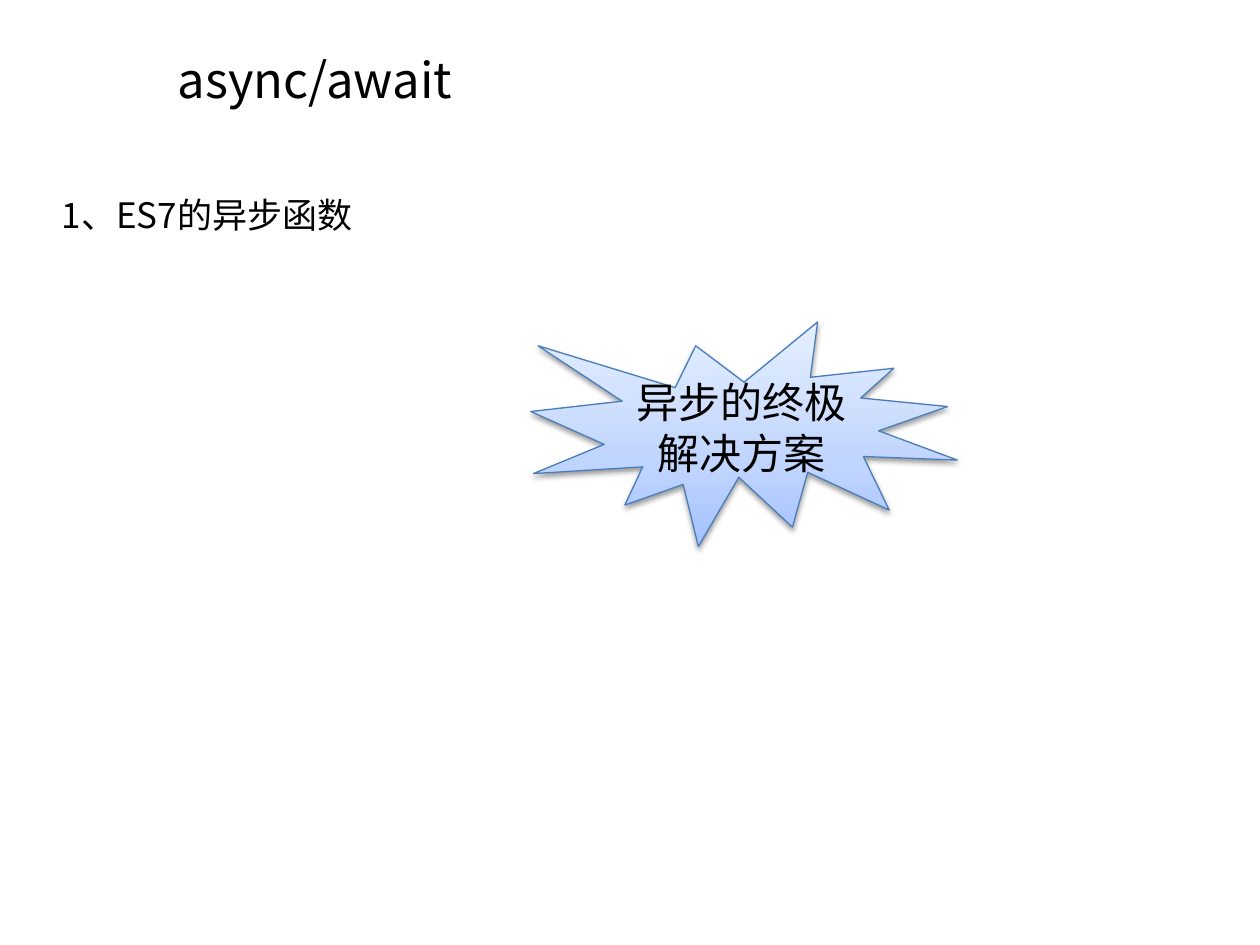
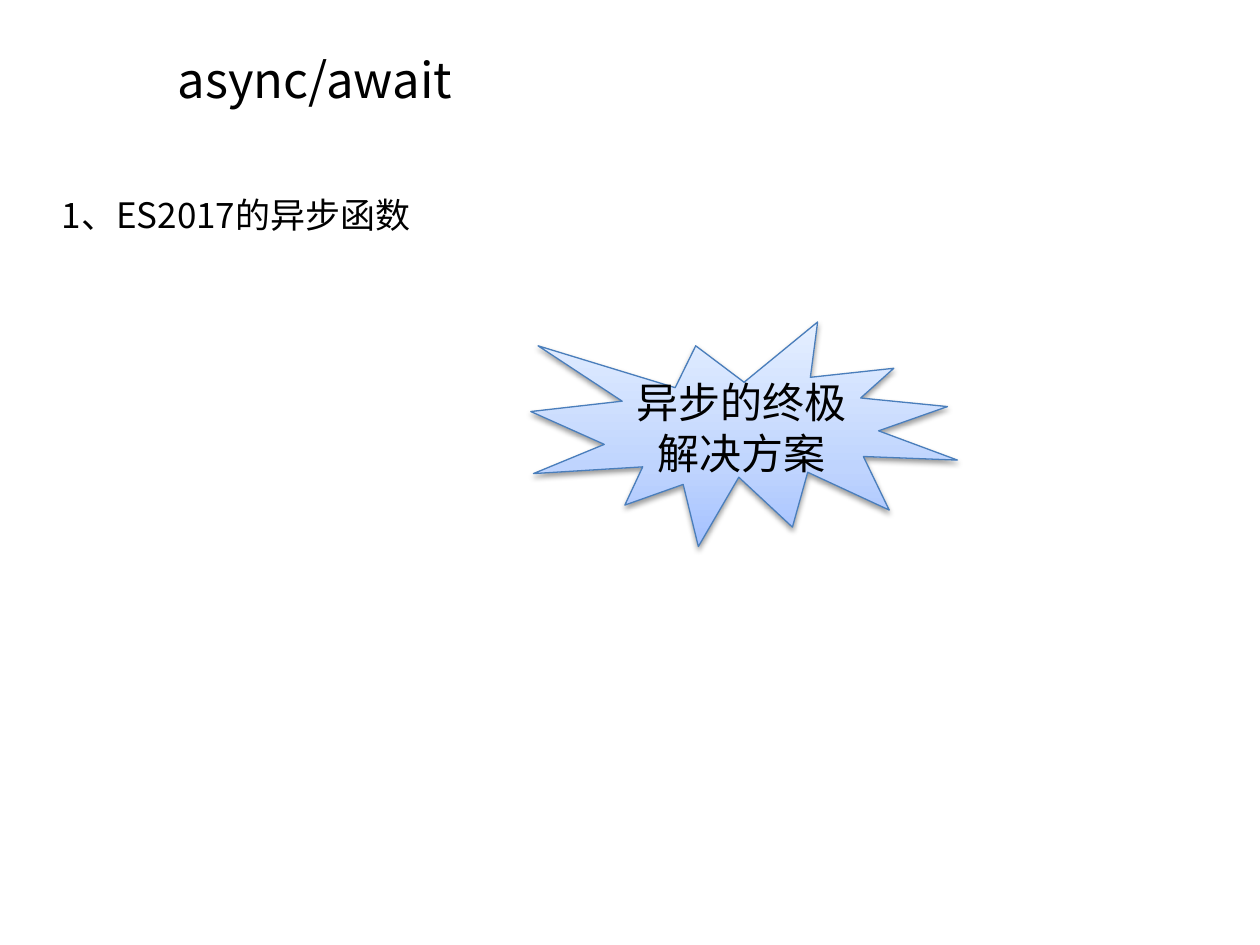
Before and after one commit to longamg/homework001, a slide deck: slide 18 of 0920-PPT/基于ES6的异步专题.pptx (slide 16 before the commit). Drawn at 1260x945 pixels with LibreOffice and Linux fonts; fonts in the diff are those of the drawing; background and template pictures are left out. Boxes give left, top, right and bottom in pixels: in the first picture for what was removed or moved away, otherwise in the second. Text is boxed around its words. In the diff, an @@ line names an element or a change of style, - is before the commit and + after.

```diff
--- a/0920-PPT/基于ES6的异步专题.pptx
+++ b/0920-PPT/基于ES6的异步专题.pptx
@@ text at box(62, 198, 411, 231): text changed @@
-1、ES7的异步函数
+1、ES2017的异步函数
```
Also in this commit, not shown: 11 other slides changed, 5 slides added, 1 slide removed, 10 other files.
